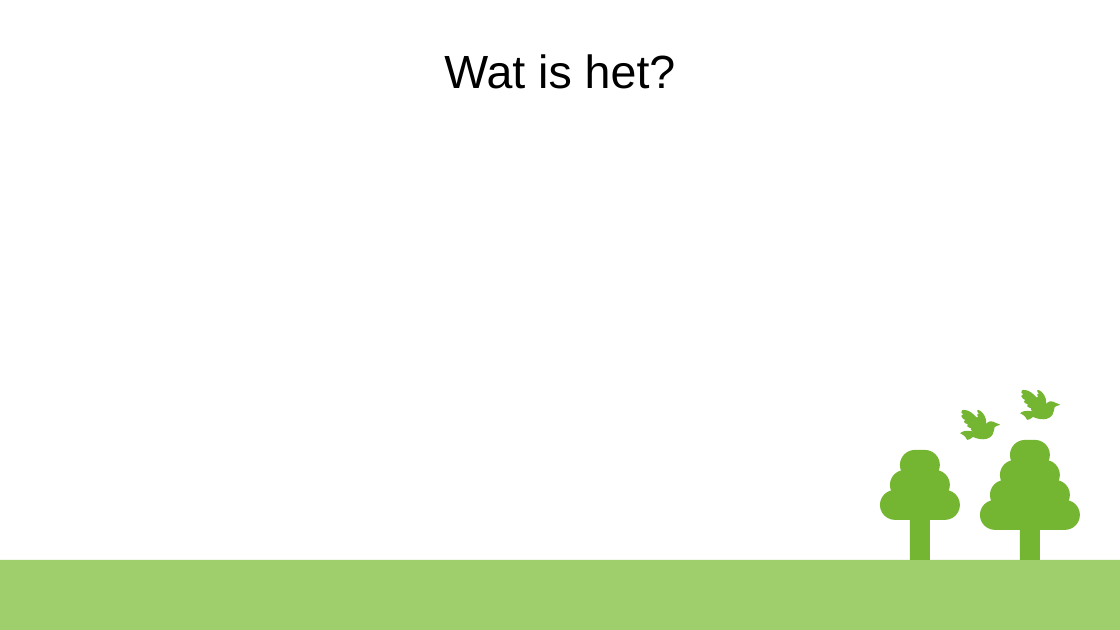
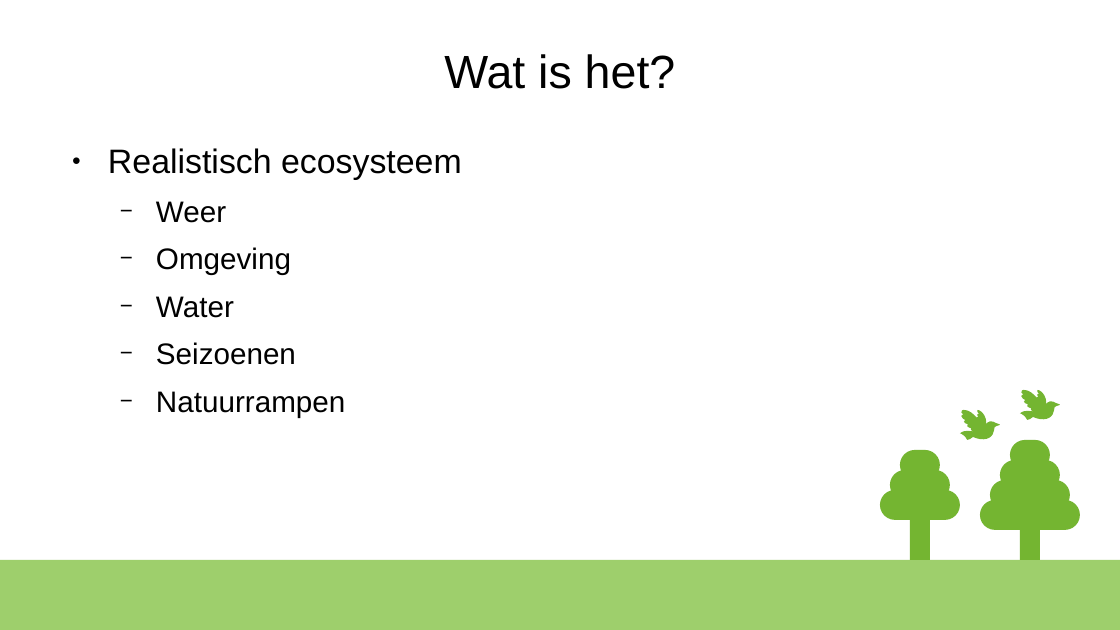
Before and after one commit to Mythicies/Mythicies, a slide deck: slide 2 of Dagbesteding/C++/Ecosystem/Design/Ecosystem presentatie.odp. Drawn at 1120x630 pixels with LibreOffice and Linux fonts; fonts in the diff are those of the drawing. Boxes give left, top, right and bottom in pixels: in the first picture for what was removed or moved away, otherwise in the second. Text is boxed around its words. In the diff, an @@ line names an element or a change of style, - is before the commit and + after.

```diff
--- a/Dagbesteding/C++/Ecosystem/Design/Ecosystem presentatie.odp
+++ b/Dagbesteding/C++/Ecosystem/Design/Ecosystem presentatie.odp
@@ text added at (108,148,462,418), 21 pt, text #000000 @@
+● Realistisch ecosysteem
+  − Weer
+  − Omgeving
+  − Water
+  − Seizoenen
+  − Natuurrampen
```
Also in this commit, not shown: 1 other slide changed, 2 slides added, 1 slide removed, 6 other files.
